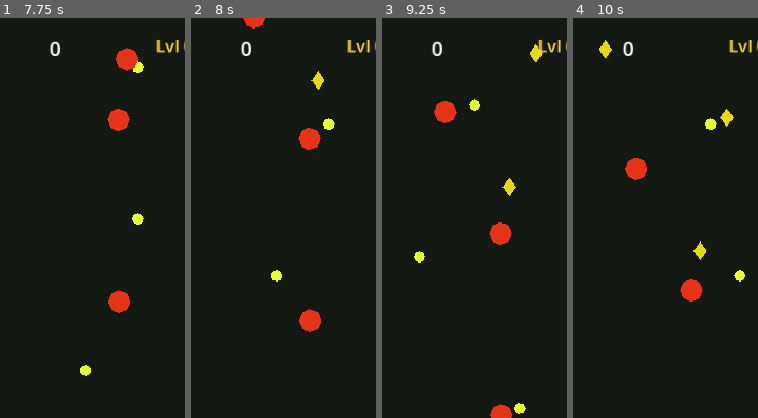
Above: before the commit, frames 1-4 (left to right).
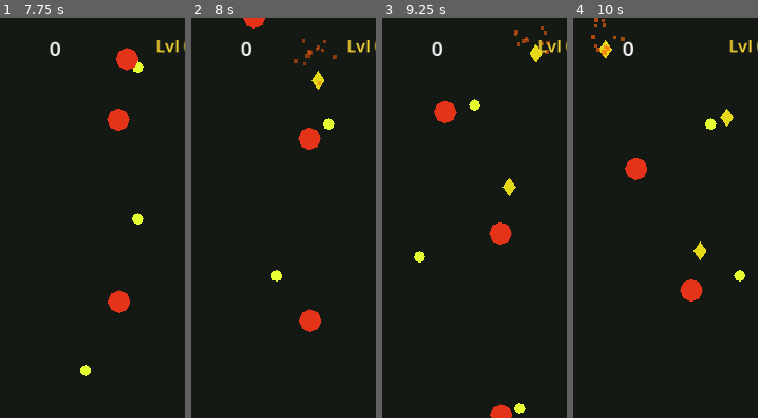
Above: after the commit, the same moments.

Repository: JoseNoIP/gb-GuacBlaster-Survivor
Game: Godot game, scene res://src/scenes/Main.tscn
Same seed, same stepped clock (60 frames per second), same inputs: the game is played once before the commit and once after it.
Inputs (mouse positions are % of the whole screen's width and height, from its top left):
- Up to frame 1 (7.75 s): click "JUGAR" at 0.5 s; click "||" at 1.25 s; click "CONTINUAR" at 2 s; click "||" at 2.75 s; click "CONTINUAR" at 3.5 s; click "||" at 4.25 s; click "CONTINUAR" at 5 s; tap Enter at 5.75 s; move the mouse to (72, 45) at 5.77 s; hold Shift 5.78-6.5 s; click (72, 45) at 5.92 s; drag from (30, 55) to (72, 90) at 6.52 s; move the mouse to (60, 28) at 7.27 s; tap Ctrl at 7.35 s; click (60, 28) at 7.42 s
- Up to frame 2 (8 s): no input
- Up to frame 3 (9.25 s): drag from (45, 70) to (72, 12) at 8.02 s; move the mouse to (80, 65) at 8.77 s; tap Alt at 8.85 s; click (80, 65) at 8.92 s
- Up to frame 4 (10 s): drag from (20, 35) to (45, 17) at 9.52 s
The pictures show only the part of the screen within x 35-85%, y 0-50%; the shares and areas given below are measured in that part.

Frame 1 is identical in both runs. In frame 2, 0.2% of the frame differs, in the area x 55-79%, y 5-17%; in frame 3, 0.2%; in frame 4, 0.2%, in the area x 9-29%, y 0-10%.

Commit message:
feat: add particle effects for gem collection and enemy death

Diff:
--- a/src/features/gems/XPGem.gd
+++ b/src/features/gems/XPGem.gd
@@ -54,8 +54,30 @@
 	if _collected:
 		return
 	_collected = true
+	_spawn_collect_burst()
 	EventBus.gem_collected.emit(xp_value)
 	queue_free()
+
+func _spawn_collect_burst() -> void:
+	var p := CPUParticles2D.new()
+	p.emitting = true
+	p.one_shot = true
+	p.explosiveness = 1.0
+	p.amount = 8
+	p.lifetime = 0.4
+	p.initial_velocity_min = 30.0
+	p.initial_velocity_max = 80.0
+	p.spread = 180.0
+	p.gravity = Vector2(0.0, -40.0)
+	p.scale_amount_min = 2.0
+	p.scale_amount_max = 4.0
+	var grad := Gradient.new()
+	grad.set_color(0, Color(0.9, 0.85, 0.1))
+	grad.set_color(1, Color(1.0, 0.9, 0.2, 0.0))
+	p.color_ramp = grad
+	p.position = global_position
+	p.finished.connect(func(): p.queue_free())
+	get_parent().call_deferred(&"add_child", p)
 
 func _on_powerup_selected(powerup_id: StringName) -> void:
 	if powerup_id == &"salsa_magnet":
--- /dev/null
+++ b/src/features/vfx/ParticleSpawner.gd
@@ -0,0 +1,32 @@
+class_name ParticleSpawner
+extends Node2D
+## Spawns one-shot CPUParticles2D bursts on enemy death.
+## Particles are added to the parent (Game) so they outlive the destroyed enemy.
+
+func _ready() -> void:
+	EventBus.enemy_destroyed.connect(_on_enemy_destroyed)
+
+func _on_enemy_destroyed(
+		_enemy_id: int, spawn_pos: Vector2, _xp_value: int) -> void:
+	_spawn_death_burst(spawn_pos)
+
+func _spawn_death_burst(pos: Vector2) -> void:
+	var p := CPUParticles2D.new()
+	p.emitting = true
+	p.one_shot = true
+	p.explosiveness = 1.0
+	p.amount = 12
+	p.lifetime = 0.5
+	p.initial_velocity_min = 40.0
+	p.initial_velocity_max = 100.0
+	p.spread = 180.0
+	p.gravity = Vector2(0.0, 50.0)
+	p.scale_amount_min = 3.0
+	p.scale_amount_max = 5.0
+	var grad := Gradient.new()
+	grad.set_color(0, Color(1.0, 0.5, 0.1))
+	grad.set_color(1, Color(1.0, 0.2, 0.0, 0.0))
+	p.color_ramp = grad
+	p.position = pos
+	p.finished.connect(func(): p.queue_free())
+	get_parent().call_deferred(&"add_child", p)
--- a/src/scenes/Game.tscn
+++ b/src/scenes/Game.tscn
@@ -14,6 +14,7 @@
 [ext_resource type="PackedScene" path="res://src/features/enemies/EnemyBoss.tscn" id="12"]
 [ext_resource type="Script" path="res://src/features/gems/GemSpawner.gd" id="13"]
 [ext_resource type="Script" path="res://src/features/ui/PauseScreen.gd" id="14"]
+[ext_resource type="Script" path="res://src/features/vfx/ParticleSpawner.gd" id="15"]
 
 [node name="Game" type="Node2D"]
 script = ExtResource("1")
@@ -44,6 +45,9 @@
 [node name="GemSpawner" type="Node2D" parent="."]
 script = ExtResource("13")
 
+[node name="ParticleSpawner" type="Node2D" parent="."]
+script = ExtResource("15")
+
 [node name="GameOverScreen" parent="." instance=ExtResource("11")]
 
 [node name="Camera2D" type="Camera2D" parent="."]
Not shown: 1 places in src/scenes/Game.tscn that only renumber resources
